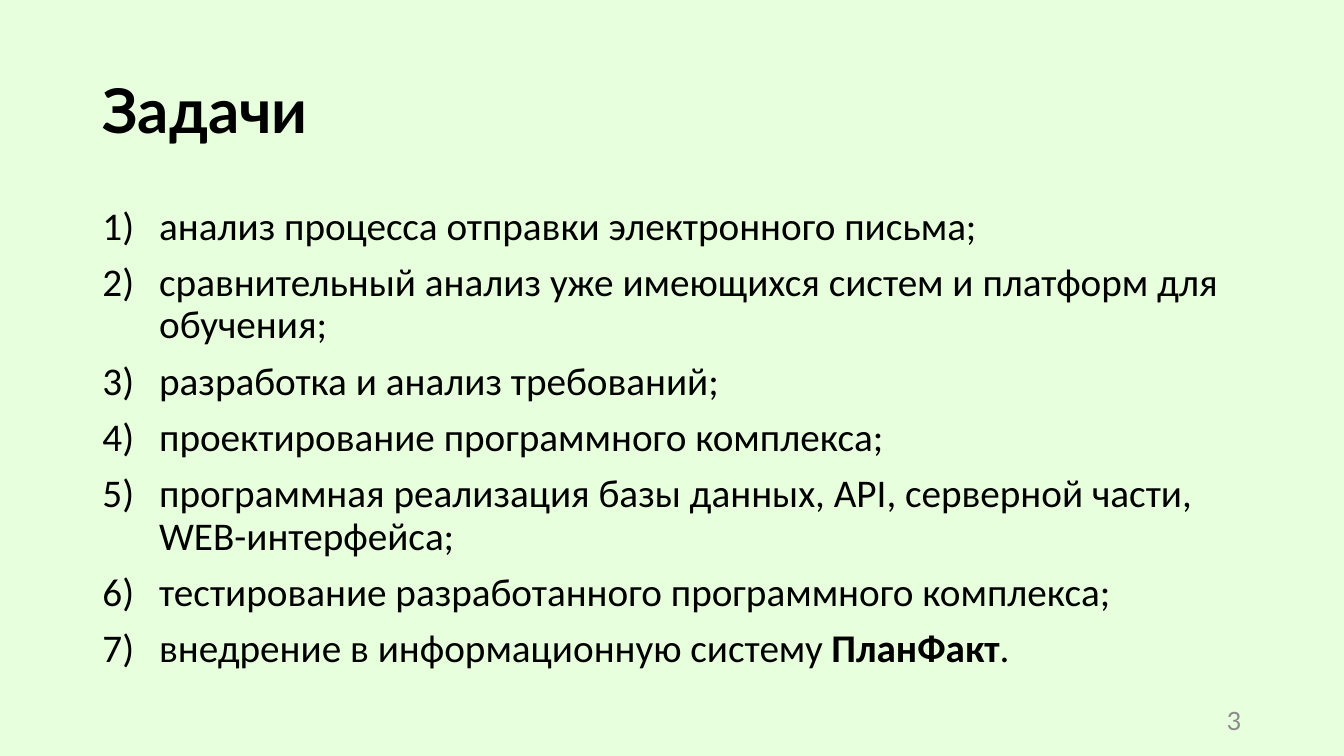
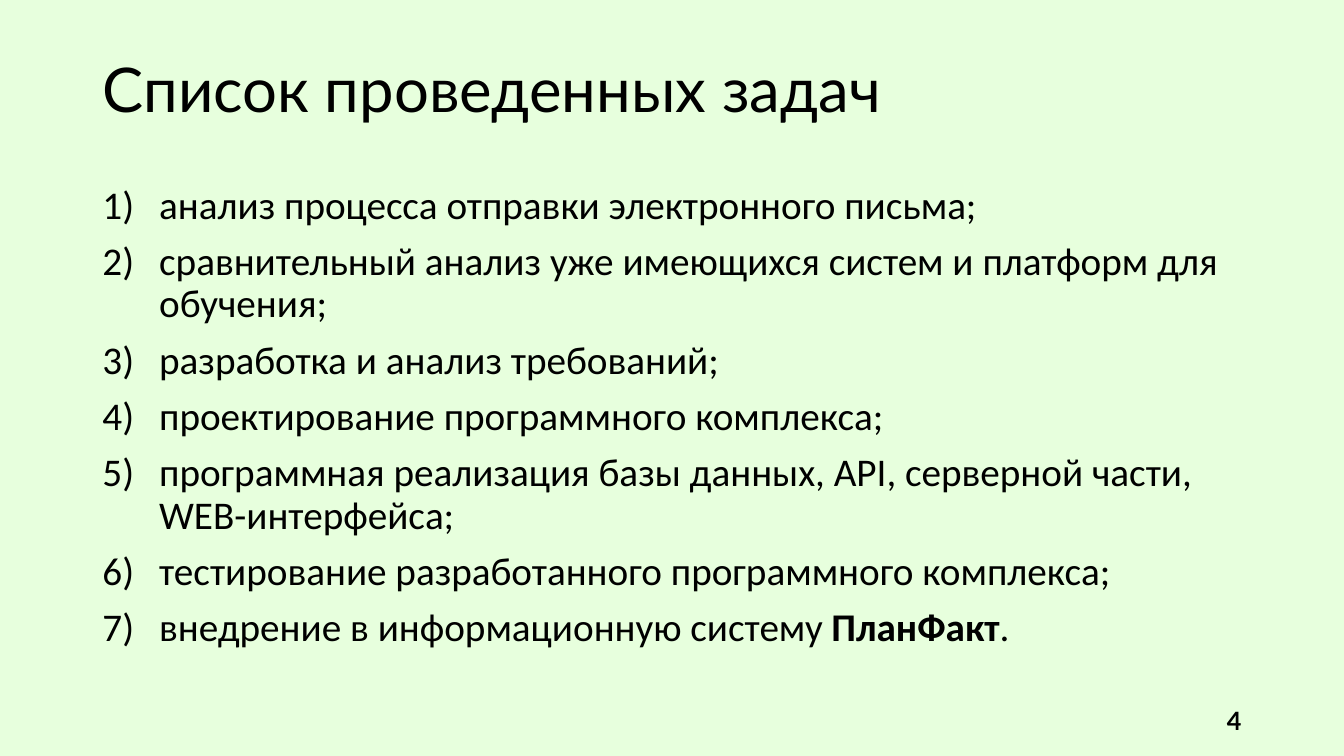
Before and after one commit to R0bari/MessageDeliveryService, a slide deck: slide 4 of Презентация/Сухарев. ВКР.pptx (slide 3 before the commit). Drawn at 1344x756 pixels with LibreOffice and Linux fonts; fonts in the diff are those of the drawing. Boxes give left, top, right and bottom in pixels: in the first picture for what was removed or moved away, otherwise in the second. Text is boxed around its words. In the diff, an @@ line names an element or a change of style, - is before the commit and + after.

```diff
--- a/Презентация/Сухарев. ВКР.pptx
+++ b/Презентация/Сухарев. ВКР.pptx
@@ title at <box>102,67,881,123</box>: text changed; bold off @@
-Задачи
+Список проведенных задач
@@ text "анализ процесса отправки электронного письма;": place and size @@
-text "анализ процесса отправки электронного письма;" at <box>159,221,1217,669</box>
+text "анализ процесса отправки электронного письма;" at <box>159,200,1217,648</box>
@@ page number at <box>1227,711,1242,730</box>: text changed; text colour #8C8C8C to #000000; bold on @@
-3
+4
```
Also in this commit, not shown: 10 other slides changed, 2 slides added, 10 other files.
